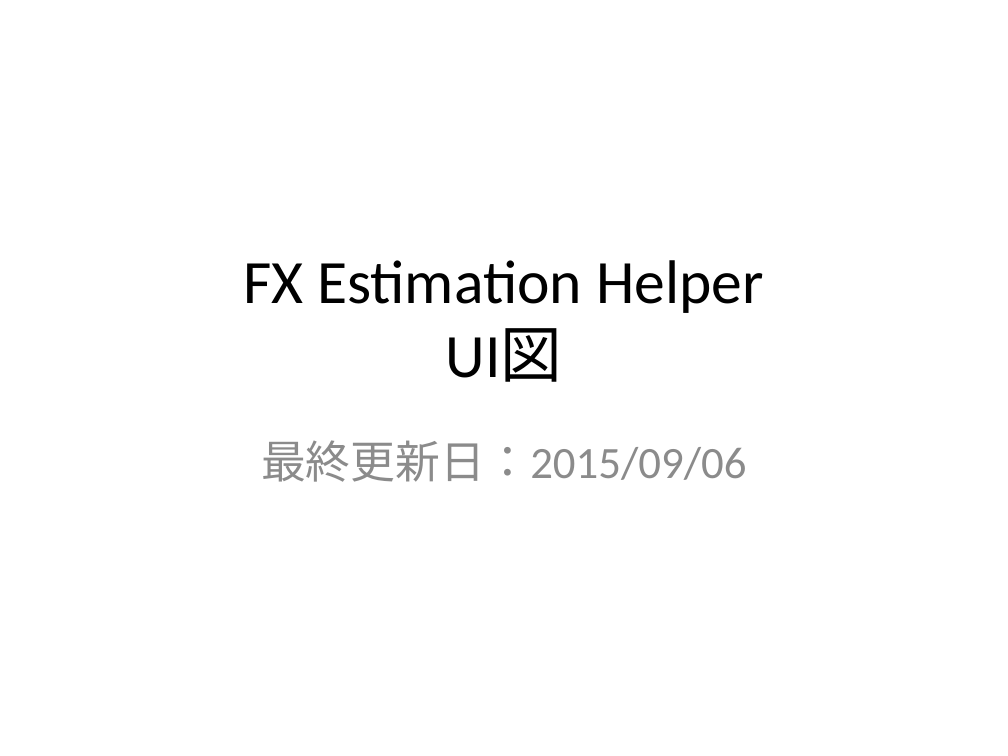
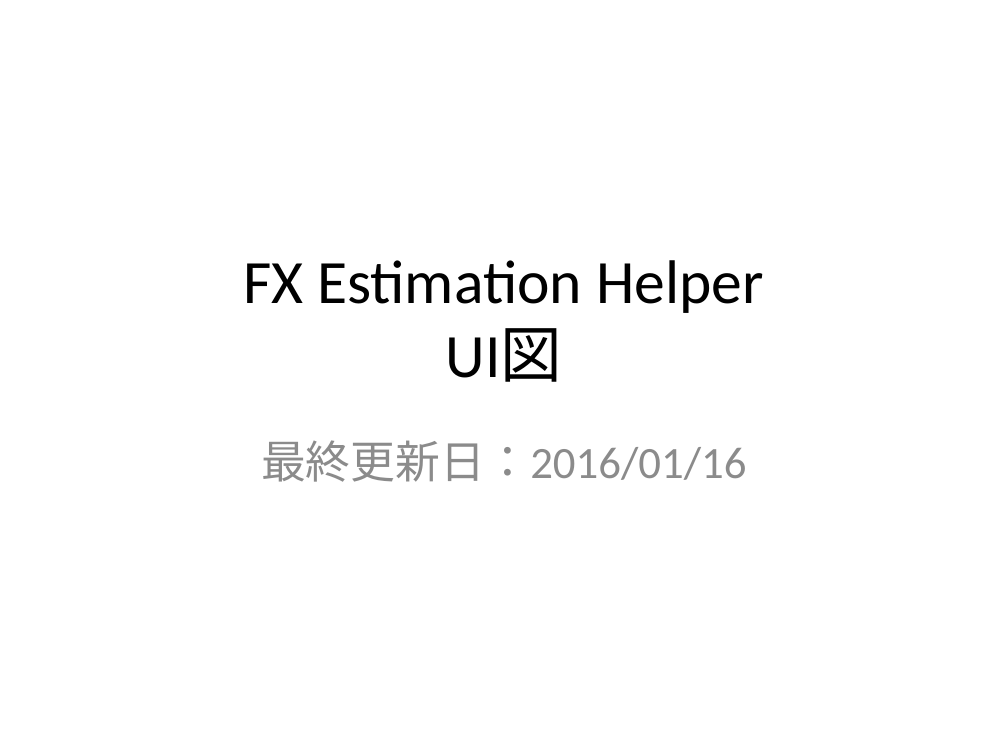
Before and after one commit to Leonis0813/chort, a slide deck: slide 1 of regulus/interface/ui.pptx. Drawn at 1008x756 pixels with LibreOffice and Linux fonts; fonts in the diff are those of the drawing. Boxes give left, top, right and bottom in pixels: in the first picture for what was removed or moved away, otherwise in the second. Text is boxed around its words. In the diff, an @@ line names an element or a change of style, - is before the commit and + after.

```diff
--- a/regulus/interface/ui.pptx
+++ b/regulus/interface/ui.pptx
@@ subtitle at <box>261,440,746,482</box>: text changed @@
-最終更新日：2015/09/06
+最終更新日：2016/01/16
```
Also in this commit, not shown: 2 other slides changed, 2 slides added.
